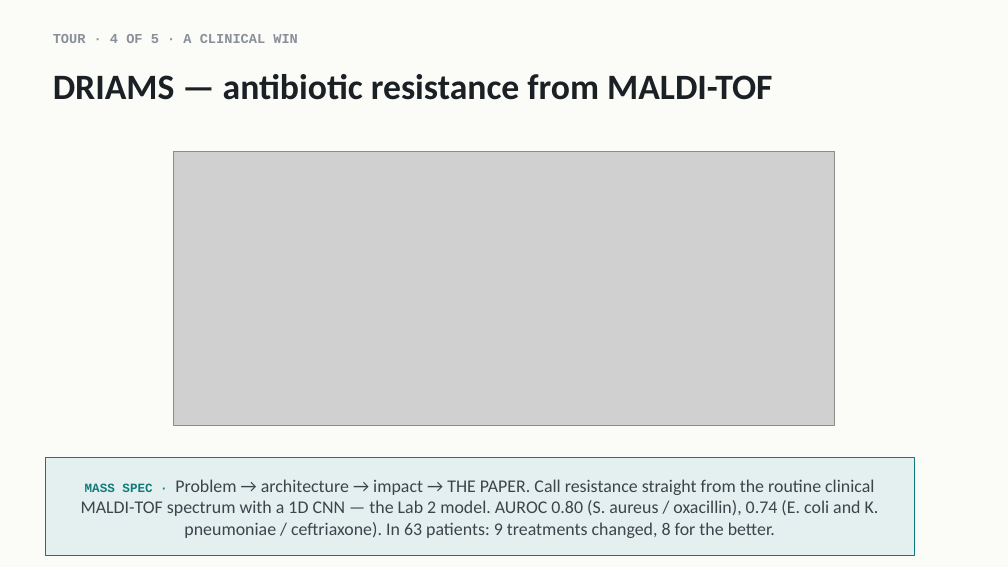
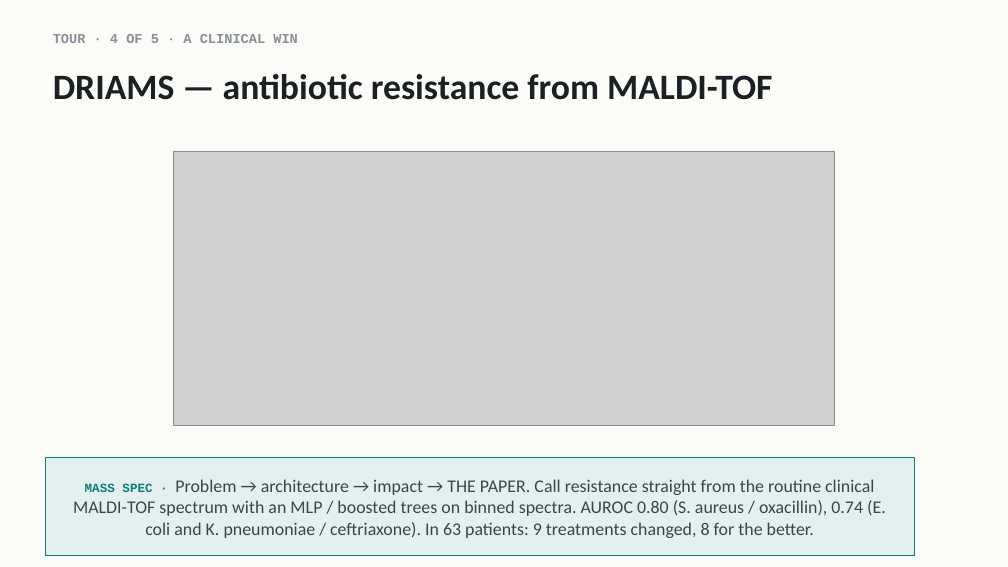
Before and after one commit to indigobio/msacl_dl_course, a slide deck: slide 36 of slides/pptx/lecture13_llms_landscape.pptx (slide 30 before the commit). Drawn at 1008x567 pixels with LibreOffice and Linux fonts; fonts in the diff are those of the drawing; grey boxes stand for pictures. Boxes give left, top, right and bottom in pixels: in the first picture for what was removed or moved away, otherwise in the second. Text is boxed around its words. In the diff, an @@ line names an element or a change of style, - is before the commit and + after.

```diff
--- a/slides/pptx/lecture13_llms_landscape.pptx
+++ b/slides/pptx/lecture13_llms_landscape.pptx
@@ text in rectangle at [73, 479, 886, 538]: text changed @@
-MASS SPEC · Problem → architecture → impact → THE PAPER. Call resistance straight from the routine clinical MALDI-TOF spectrum with a 1D CNN — the Lab 2 model. AUROC 0.80 (S. aureus / oxacillin), 0.74 (E. coli and K. pneumoniae / ceftriaxone). In 63 patients: 9 treatments changed, 8 for the better.
+MASS SPEC · Problem → architecture → impact → THE PAPER. Call resistance straight from the routine clinical MALDI-TOF spectrum with an MLP / boosted trees on binned spectra. AUROC 0.80 (S. aureus / oxacillin), 0.74 (E. coli and K. pneumoniae / ceftriaxone). In 63 patients: 9 treatments changed, 8 for the better.
```
Also in this commit, not shown: 6 other slides changed, 10 slides added, 3 other files.
